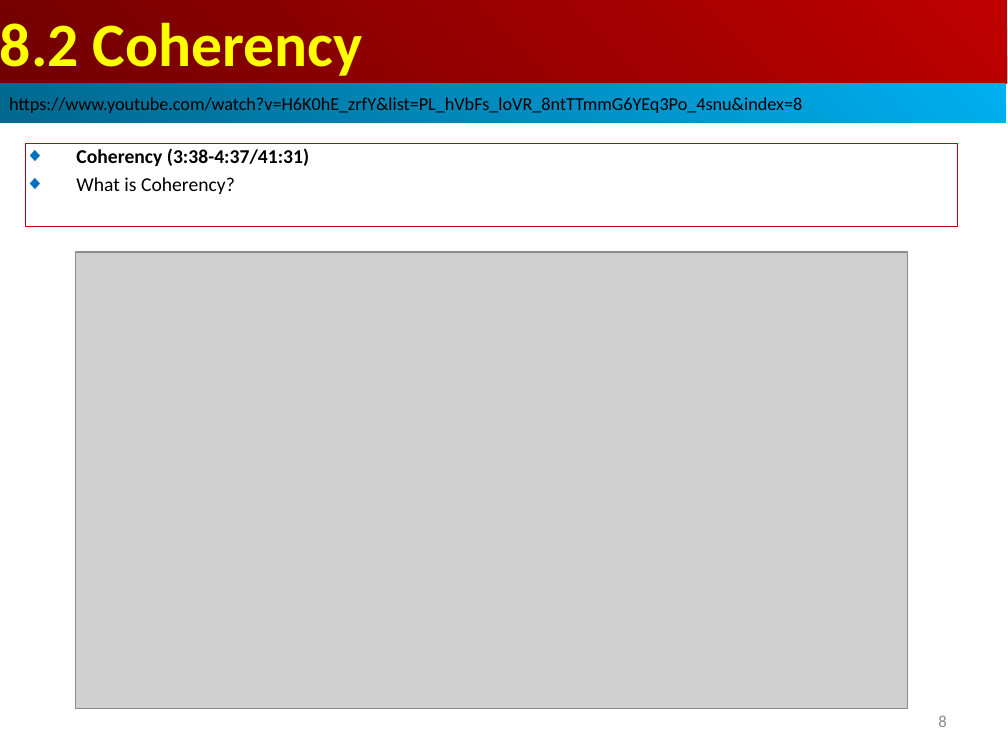
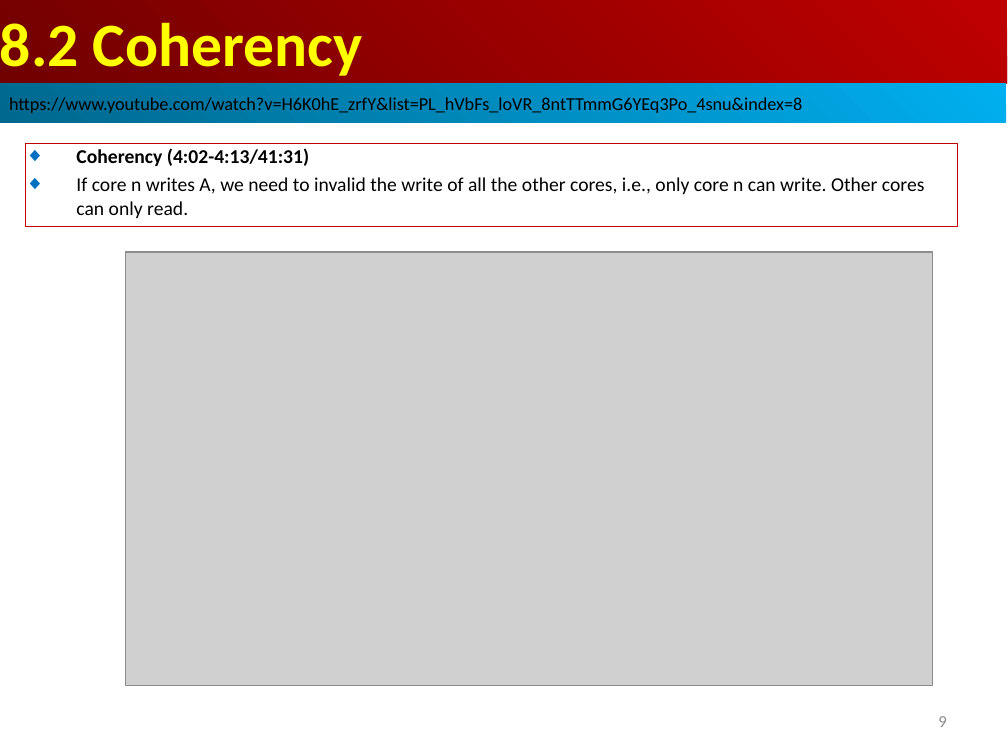
Before and after one commit to peterhchen/AIU_CS850_Gem5_McPAT, a slide deck: slide 9 of 050_Gem5/008.CacheMod/000_Video/008.CacheMod.ppt (slide 8 before the commit). Drawn at 1008x756 pixels with LibreOffice and Linux fonts; fonts in the diff are those of the drawing; grey boxes stand for pictures. Boxes give left, top, right and bottom in pixels: in the first picture for what was removed or moved away, otherwise in the second. Text is boxed around its words. In the diff, an @@ line names an element or a change of style, - is before the commit and + after.

```diff
--- a/050_Gem5/008.CacheMod/000_Video/008.CacheMod.ppt
+++ b/050_Gem5/008.CacheMod/000_Video/008.CacheMod.ppt
@@ text in rectangle at (x1=76, y1=148, x2=925, y2=218): text changed; bold off @@
-◆ Coherency (3:38-4:37/41:31)
-◆ What is Coherency?
+◆ Coherency (4:02-4:13/41:31)
+◆ If core n writes A, we need to invalid the write of all the other cores, i.e., only core n can write. Other cores can only read.
@@ picture resized from (x1=76, y1=252, x2=907, y2=709) to (x1=126, y1=252, x2=932, y2=685) @@
@@ page number at (x1=938, y1=716, x2=946, y2=727): text changed @@
-8
+9
```
Also in this commit, not shown: 5 slides added.
